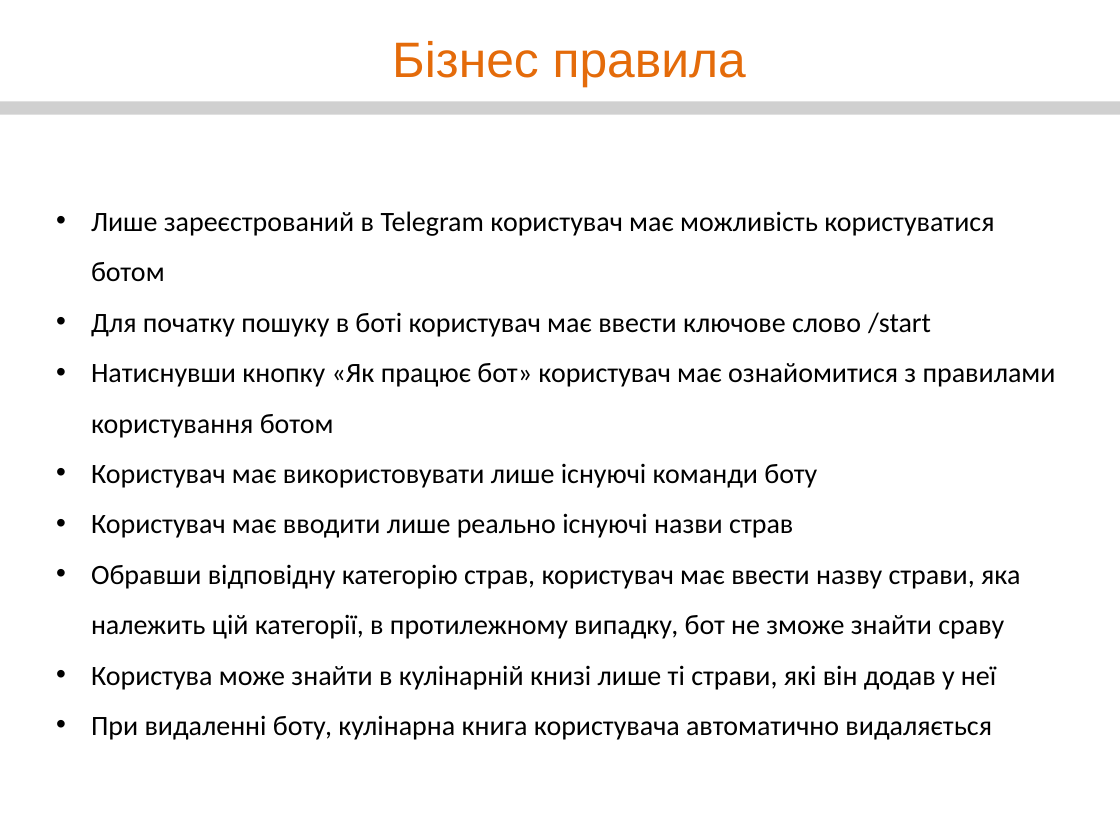
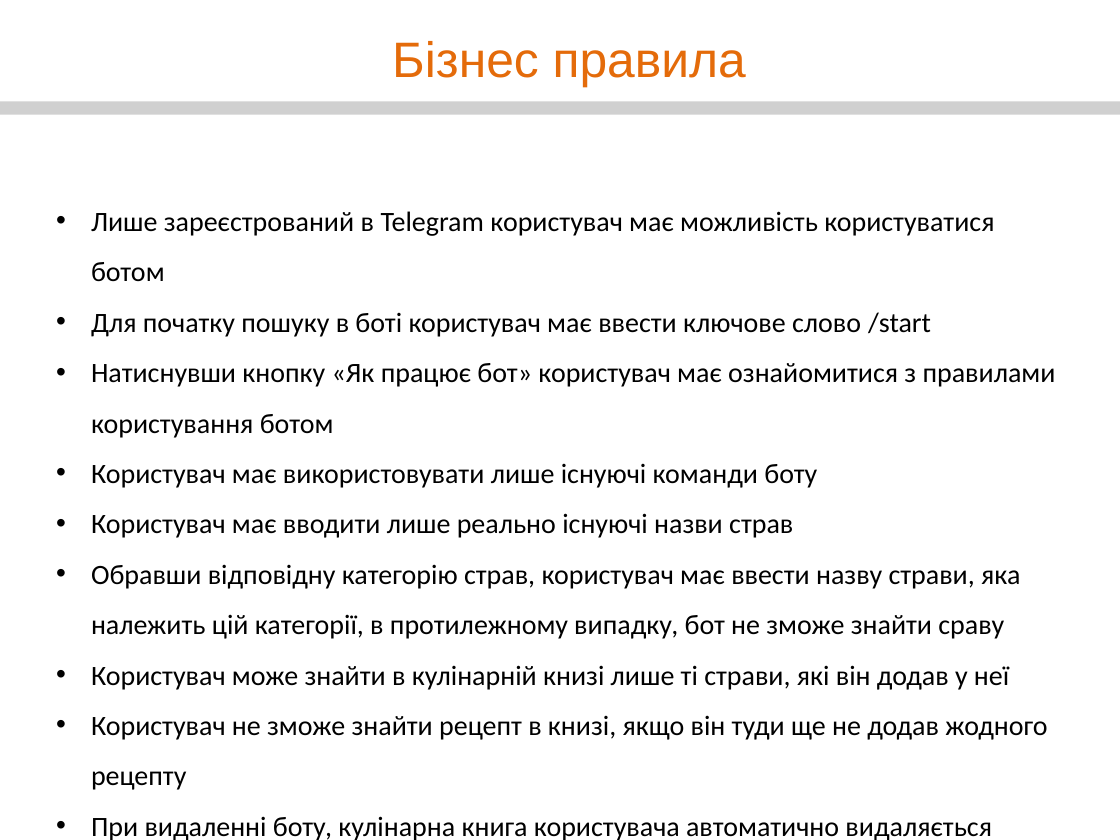
Before and after one commit to anymavpochka/DB_project, a slide deck: slide 4 of db_project_Maystrenko.pptx. Drawn at 1120x840 pixels with LibreOffice and Linux fonts; fonts in the diff are those of the drawing; grey boxes stand for pictures. Boxes give left, top, right and bottom in pixels: in the first picture for what was removed or moved away, otherwise in the second. Text is boxed around its words. In the diff, an @@ line names an element or a change of style, - is before the commit and + after.

```diff
--- a/db_project_Maystrenko.pptx
+++ b/db_project_Maystrenko.pptx
@@ text at [91,665,1047,790]: text changed @@
-• Користува може знайти в кулінарній книзі лише ті страви, які він додав у неї
+• Користувач може знайти в кулінарній книзі лише ті страви, які він додав у неї
+• Користувач не зможе знайти рецепт в книзі, якщо він туди ще не додав жодного рецепту
```
